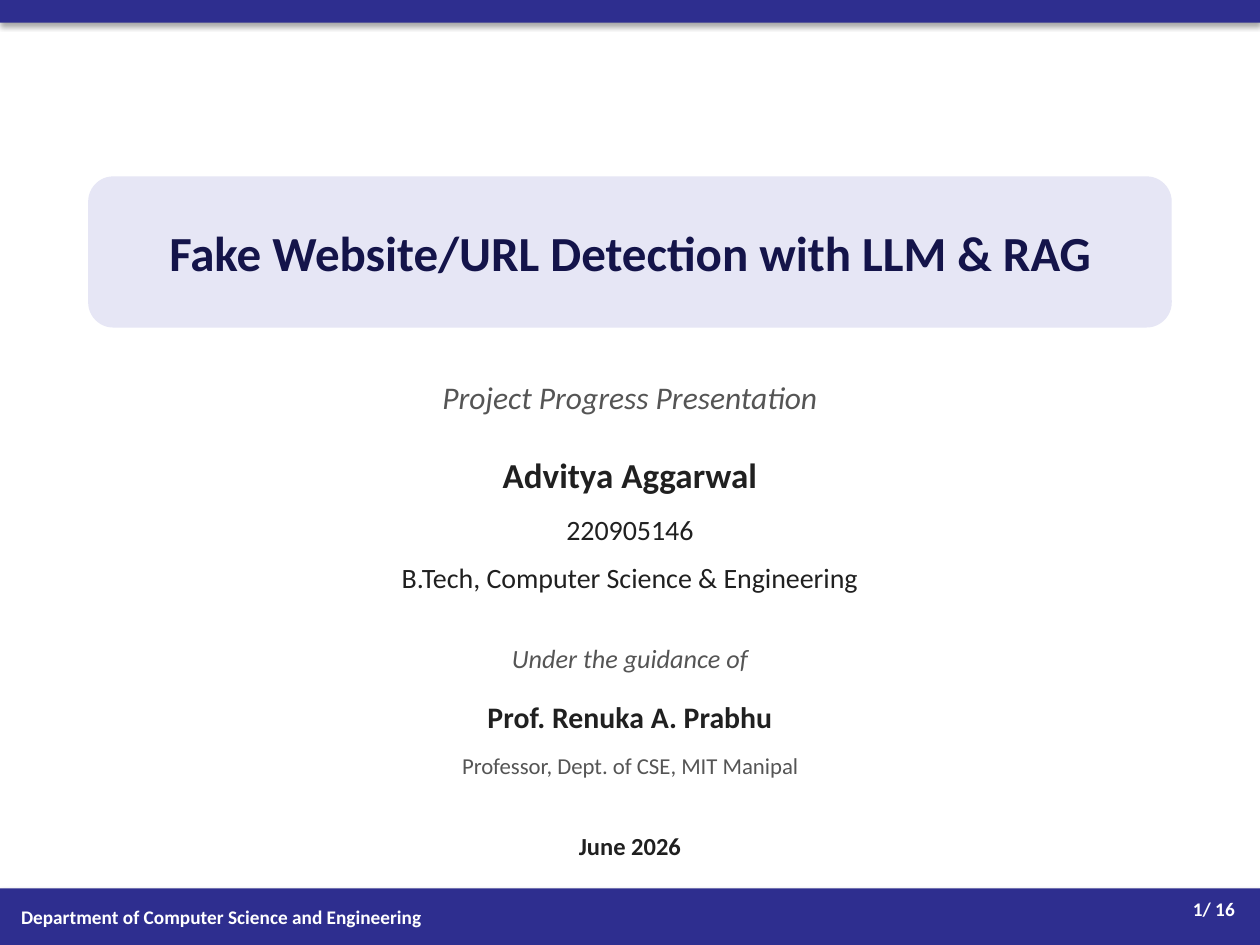
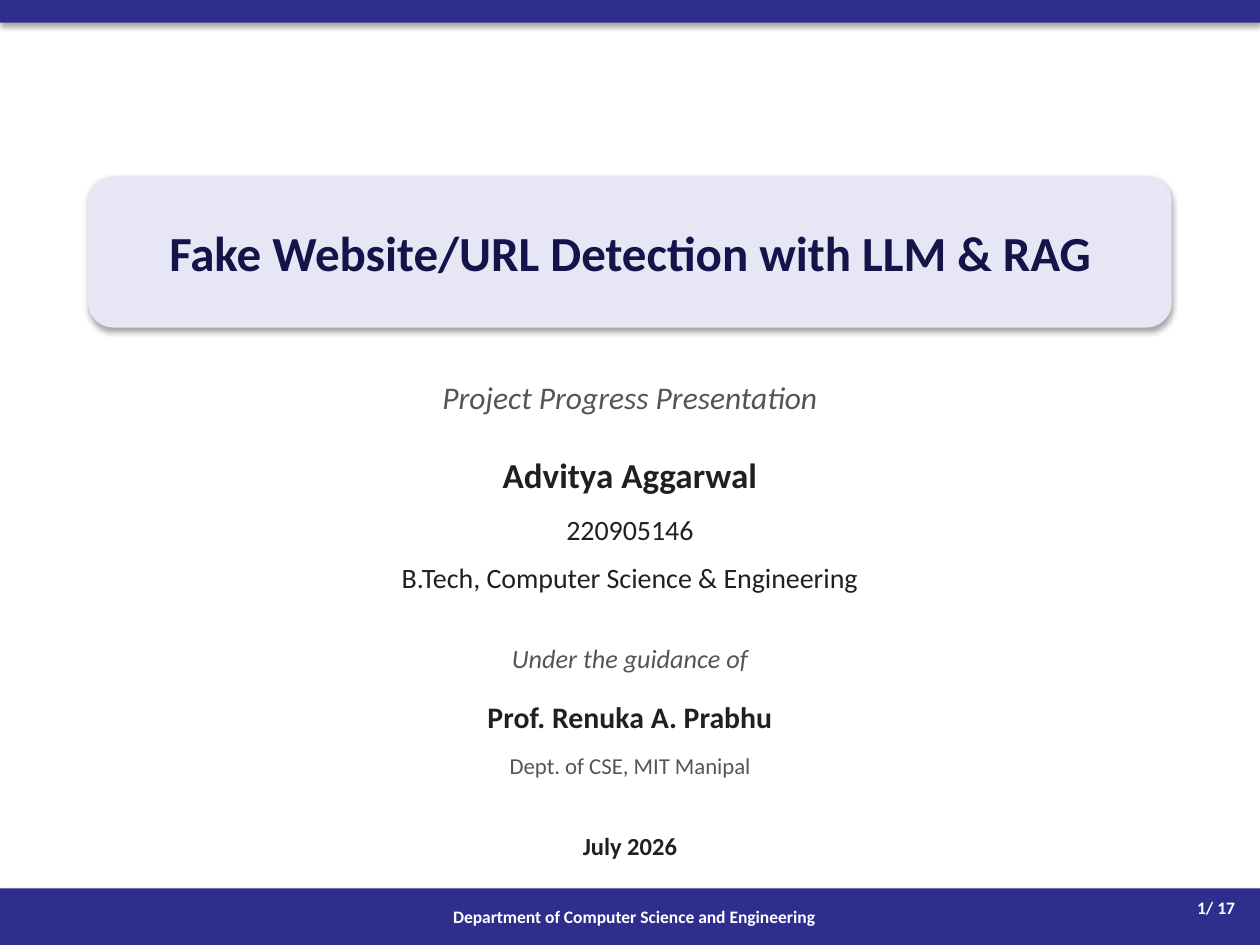
Before and after one commit to Advityaa/fake-url-detection, a slide deck: slide 1 of Project_Progress_Presentation.pptx. Drawn at 1260x945 pixels with LibreOffice and Linux fonts; fonts in the diff are those of the drawing. Boxes give left, top, right and bottom in pixels: in the first picture for what was removed or moved away, otherwise in the second. Text is boxed around its words. In the diff, an @@ line names an element or a change of style, - is before the commit and + after.

```diff
--- a/Project_Progress_Presentation.pptx
+++ b/Project_Progress_Presentation.pptx
@@ rounded rectangle "Fake Website/URL Detection with LLM ..." at box(88, 176, 1172, 328): shadow on @@
@@ text at box(510, 758, 750, 778): text changed @@
-Professor, Dept. of CSE, MIT Manipal
+Dept. of CSE, MIT Manipal
@@ text at box(583, 837, 677, 859): text changed @@
-June 2026
+July 2026
@@ rectangle "Department of Computer Science and ..." at box(0, 888, 1260, 945): size 11 to 10 pt; alignment left to centre @@
@@ text at box(1197, 901, 1235, 915): text changed; size 11 to 10 pt @@
-1/ 16
+1/ 17
```
Also in this commit, not shown: 9 other slides changed, 7 slides added, 6 slides removed, 3 other files.
